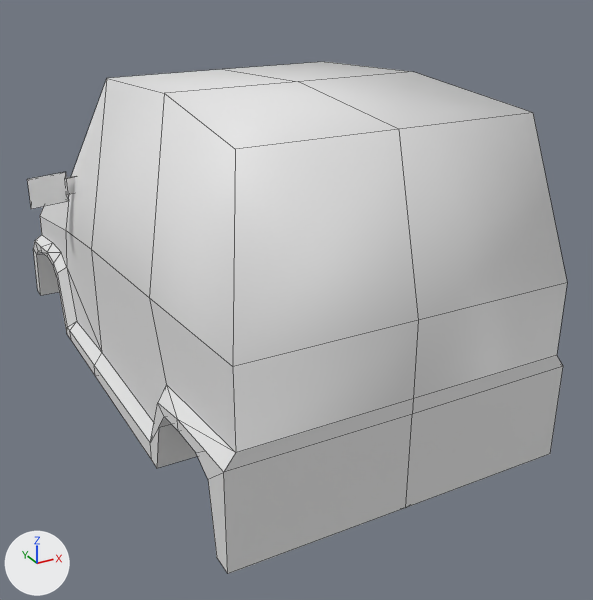
What one commit did to the FBX model Assets/Eric/Blender_Saves/Me_Car_Bajaj.fbx.
Both versions are drawn from a 50 mm camera at (-0.342, -0.743, 0.477) aimed at (0.031, -0.064, 0.138). The lights are fixed; the arrows at lower left show +X, +Y and +Z. Mesh edges are drawn as thin lines. Where no turn or scale is listed for an object, it has been applied to the vertices.

Objects in the first picture: 'Pajaj'.
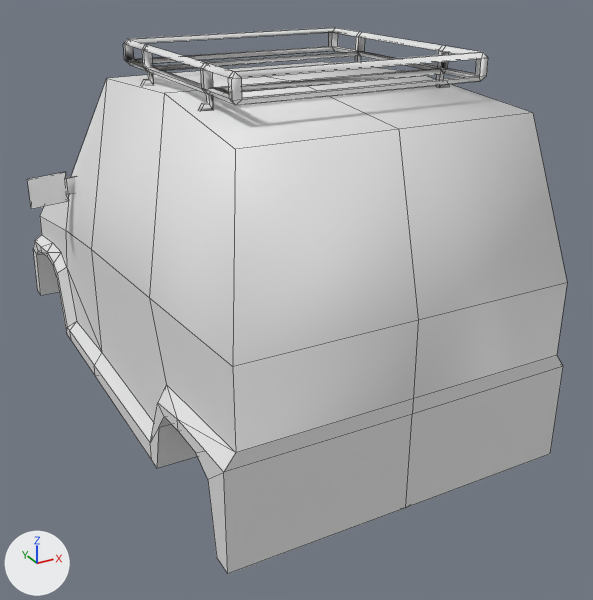
Commit message: Added roofrack to Bajaj

Location of each change, (x1, y1, x2, y2) in pixels of the pictures (593 x 600 px):
'Pajaj', reshaped (7% taller)
    before: (27, 62, 567, 574)
    after: (27, 27, 567, 574)
part 1 of me_cube_028, added
    after: (123, 27, 488, 111)

The change in detail:
me_cube_028 is used by ob_pajaj; location (0.0, 0.0, 0.0).
me_cube_028 had 198 vertices, 200 faces and spanned x -0.188..0.188, y -0.306..0.299, z 0.052..0.368.
me_cube_028 now has 334 vertices, 364 faces and spans x -0.188..0.188, y -0.306..0.299, z 0.052..0.396.
me_cube_028 part 1: a new loose piece of 136 vertices spanning x -0.113..0.116, y -0.23..0.002, z 0.363..0.396.
